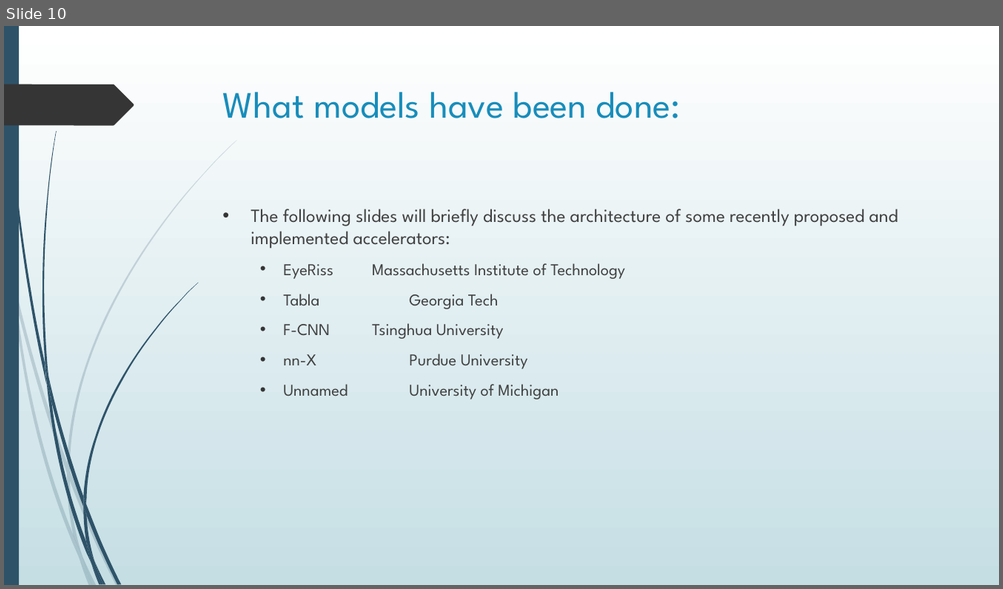
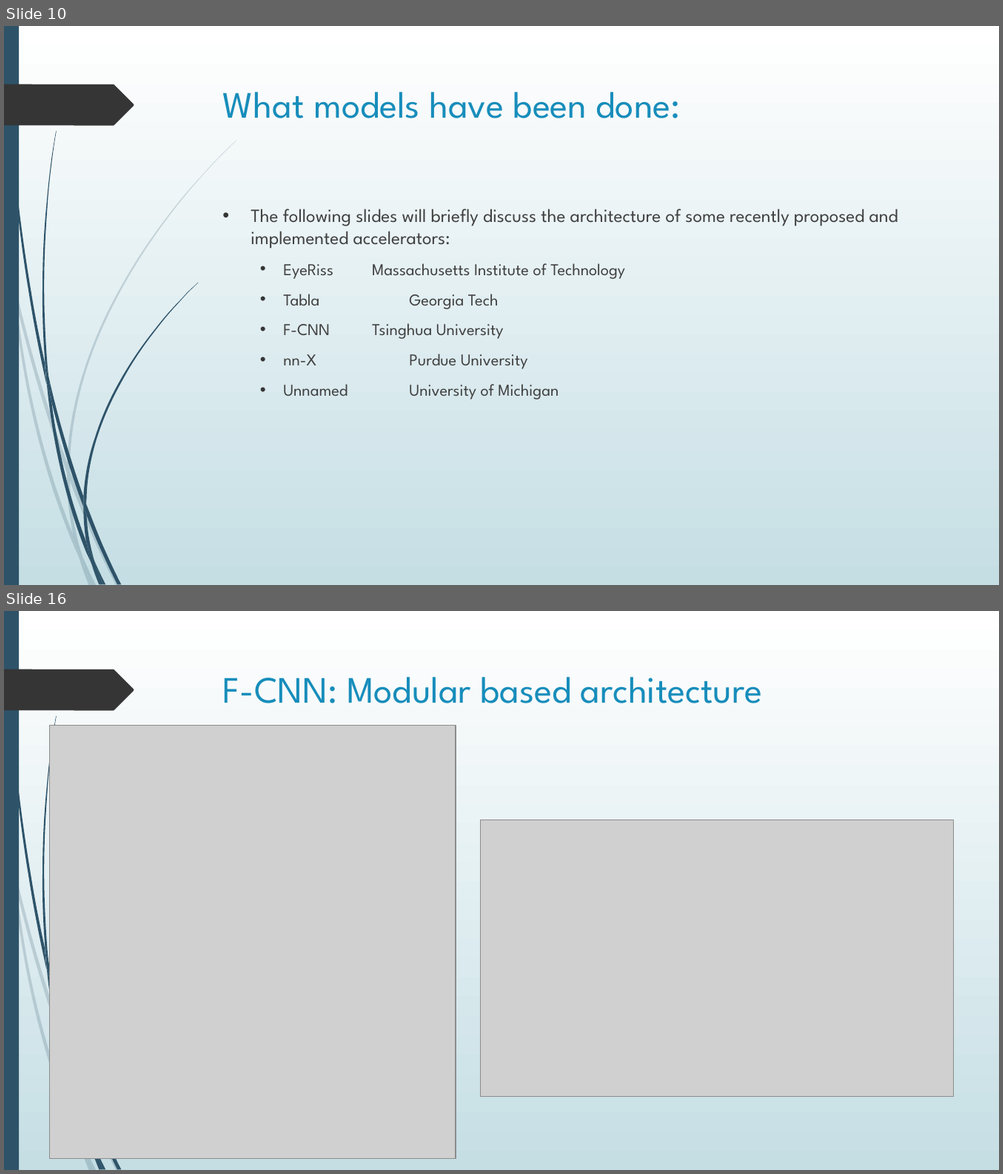
Before and after one commit to erikgroving/NeuralNetworkHardwareAccelerator, a slide deck: WeeklyPresentations/update1_02_11.pptx. Shown one above the other, each under a label of ours: slide 10 before the commit, slides 10 and 16 after it; the slides between them are not shown. The pictures are 1003x589 and 1003x1174 pixels, drawn with LibreOffice and Linux fonts; fonts in the diff are those of the drawing; grey boxes stand for pictures. Boxes give left, top, right and bottom in pixels: in the first picture for what was removed or moved away, otherwise in the second. Text is boxed around its words. In the diff, an @@ line names an element or a change of style, - is before the commit and + after.

```diff
--- a/WeeklyPresentations/update1_02_11.pptx
+++ b/WeeklyPresentations/update1_02_11.pptx
@@ slide 16 added at (4, 611, 999, 1170), background gradient #FFFFFF to #C5DEE5; not listed: 19 template elements that a slide beside it also shows @@
@@ title added at (223, 677, 762, 703), 36 pt, text #178DBB @@
+F-CNN: Modular based architecture
@@ picture added at (50, 725, 455, 1159) @@
@@ picture added at (481, 820, 953, 1097) @@
```
Also in this commit, not shown: 3 slides changed, 9 other slides added.
